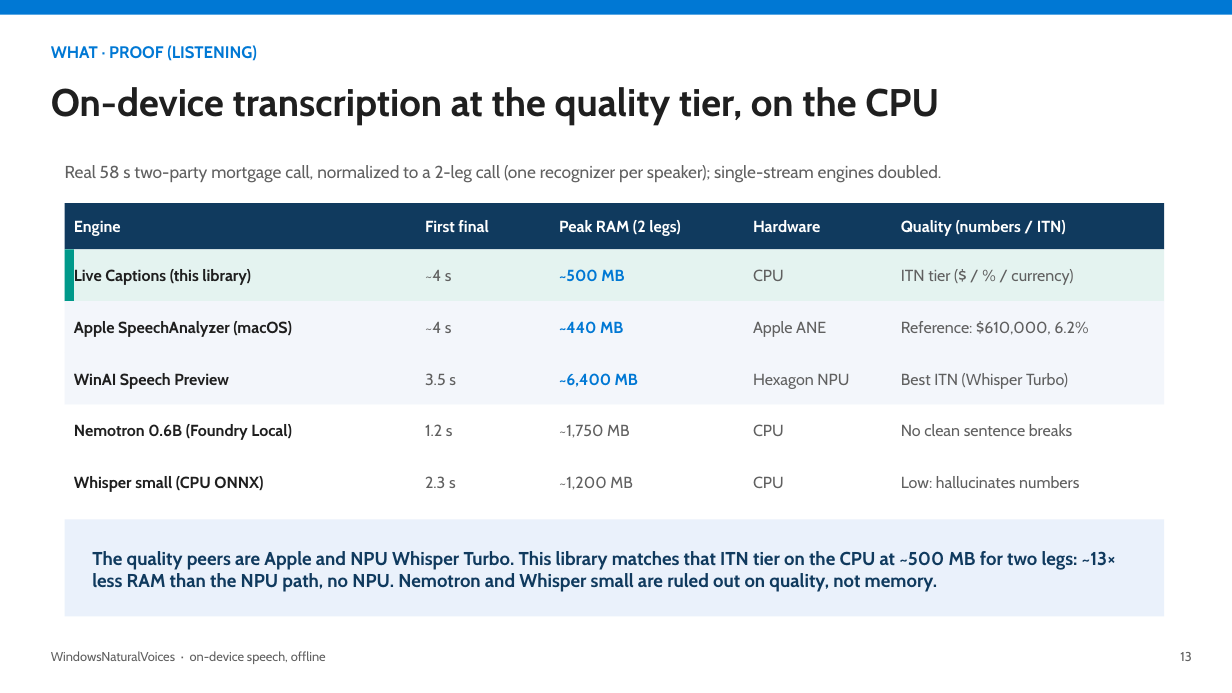
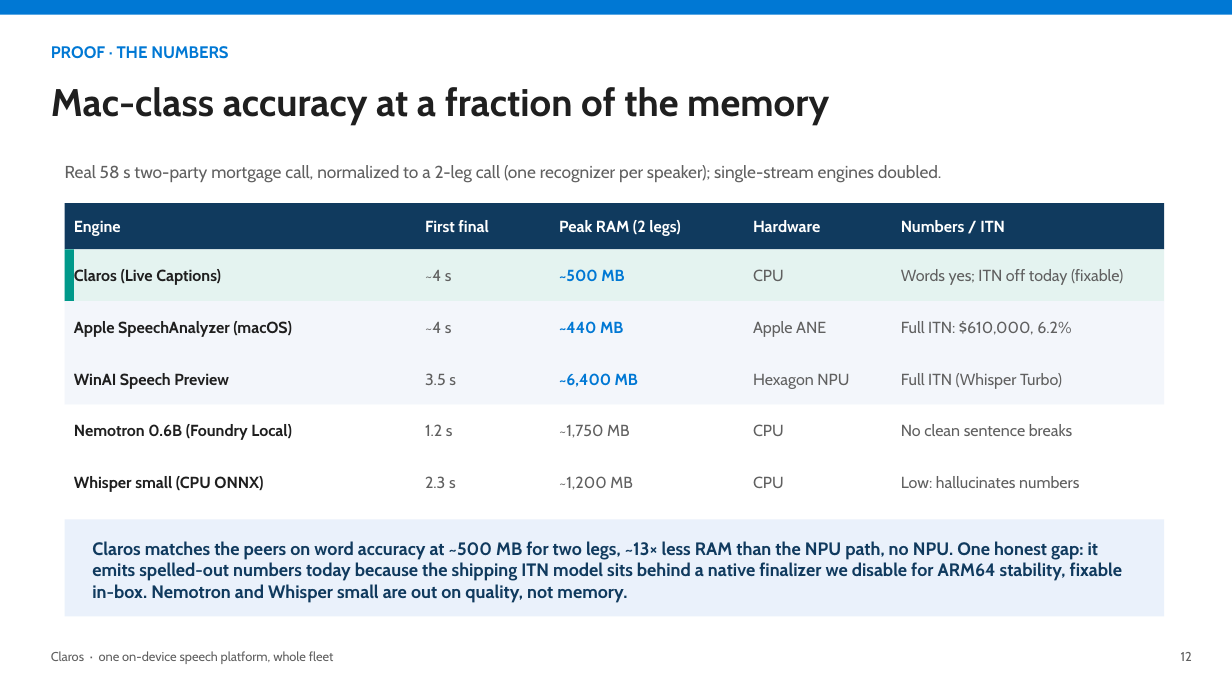
Before and after one commit to aclinick/claros, a slide deck: slide 12 of docs/pitch/live-voiceover.pptx (slide 13 before the commit). Drawn at 1232x693 pixels with LibreOffice and Linux fonts; fonts in the diff are those of the drawing. Boxes give left, top, right and bottom in pixels: in the first picture for what was removed or moved away, otherwise in the second. Text is boxed around its words. In the diff, an @@ line names an element or a change of style, - is before the commit and + after.

```diff
--- a/docs/pitch/live-voiceover.pptx
+++ b/docs/pitch/live-voiceover.pptx
@@ text at <box>51,46,228,59</box>: text changed @@
-WHAT · PROOF (LISTENING)
+PROOF · THE NUMBERS
@@ text at <box>51,87,829,126</box>: text changed @@
-On-device transcription at the quality tier, on the CPU
+Mac-class accuracy at a fraction of the memory
@@ text at <box>901,220,1005,232</box>: text changed @@
-Quality (numbers / ITN)
+Numbers / ITN
@@ text at <box>74,269,221,285</box>: text changed @@
-Live Captions (this library)
+Claros (Live Captions)
@@ text at <box>901,269,1123,285</box>: text changed @@
-ITN tier ($ / % / currency)
+Words yes; ITN off today (fixable)
@@ text at <box>901,321,1071,335</box>: text changed @@
-Reference: $610,000, 6.2%
+Full ITN: $610,000, 6.2%
@@ text at <box>901,373,1062,389</box>: text changed @@
-Best ITN (Whisper Turbo)
+Full ITN (Whisper Turbo)
@@ text at <box>92,541,1122,603</box>: text changed; size 14.5 to 14 pt @@
-The quality peers are Apple and NPU Whisper Turbo. This library matches that ITN tier on the CPU at ~500 MB for two legs: ~13× less RAM than the NPU path, no NPU. Nemotron and Whisper small are ruled out on quality, not memory.
+Claros matches the peers on word accuracy at ~500 MB for two legs, ~13× less RAM than the NPU path, no NPU. One honest gap: it emits spelled-out numbers today because the shipping ITN model sits behind a native finalizer we disable for ARM64 stability, fixable in-box. Nemotron and Whisper small are out on quality, not memory.
@@ text at <box>51,651,334,664</box>: text changed @@
-WindowsNaturalVoices · on-device speech, offline
+Claros · one on-device speech platform, whole fleet
@@ text at <box>1181,652,1192,661</box>: text changed @@
-13
+12
```
Also in this commit, not shown: 2 other slides changed, 12 slides added, 14 slides removed, 2 other files.
